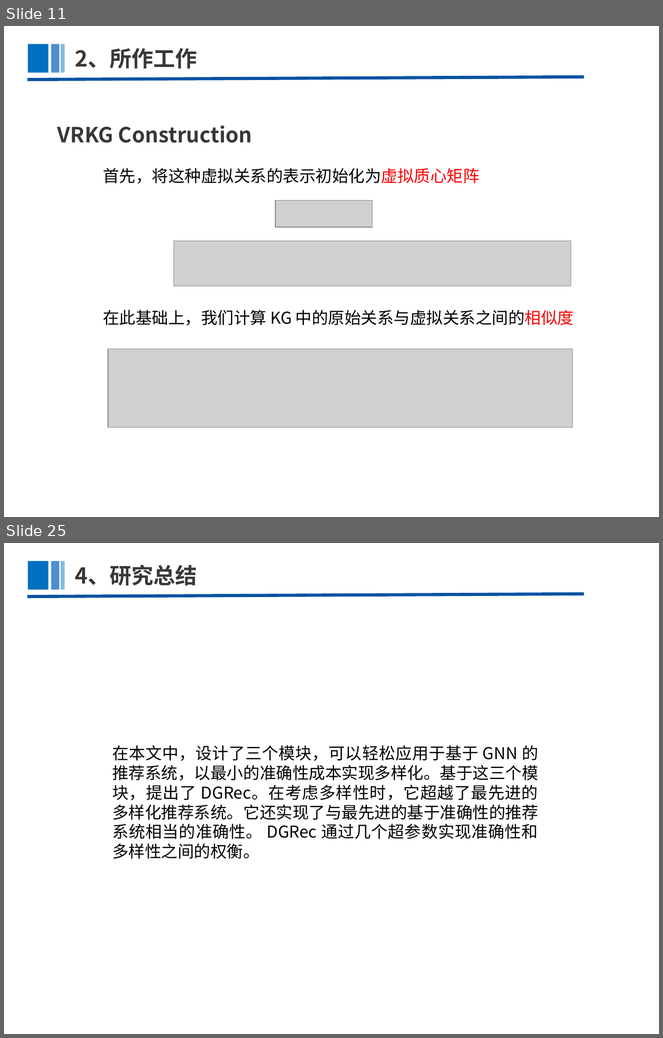
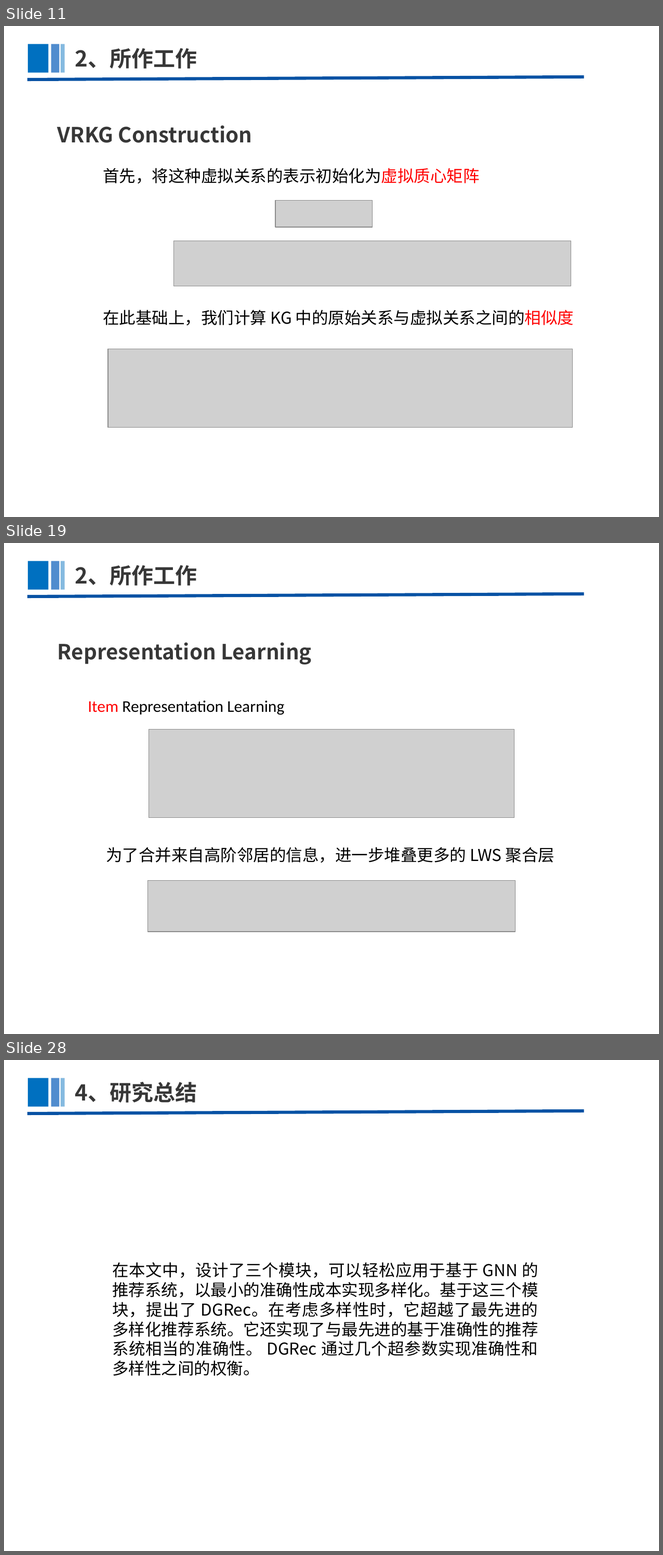
Before and after one commit to AzureSX/Paper, a slide deck: Knowledge Graph For Recommendation/VRKG4Rec/VRKG4Rec.pptx. Shown one above the other, each under a label of ours: slides 11 and 25 before the commit, slides 11, 19 and 28 after it; the slides between them are not shown. The pictures are 663x1038 and 663x1555 pixels, drawn with LibreOffice and Linux fonts; fonts in the diff are those of the drawing; grey boxes stand for pictures. Boxes give left, top, right and bottom in pixels: in the first picture for what was removed or moved away, otherwise in the second. Text is boxed around its words. In the diff, an @@ line names an element or a change of style, - is before the commit and + after.

```diff
--- a/Knowledge Graph For Recommendation/VRKG4Rec/VRKG4Rec.pptx
+++ b/Knowledge Graph For Recommendation/VRKG4Rec/VRKG4Rec.pptx
@@ slide 19 added at [4,543,659,1034], background #FFFFFF @@
@@ rectangle added at [28,561,49,589], fill #0070C0 @@
@@ rectangle added at [51,561,59,589], fill #065CBA at 70% opacity @@
@@ rectangle added at [61,561,65,589], fill #0070C0 at 48% opacity @@
@@ text added at [75,565,197,586], 24 pt, text #373737, bold @@
+2、所作工作
@@ line added from (27, 597) to (584, 594), #0852A4 3.5 pt @@
@@ text added at [58,642,312,665], 23 pt, text #373737, bold @@
+Representation Learning
@@ text added at [88,701,284,715], 18 pt, text #000000 @@
+Item Representation Learning
@@ picture added at [149,730,515,818] @@
@@ text added at [106,847,555,863], 18 pt, text #000000 @@
+为了合并来自高阶邻居的信息，进一步堆叠更多的 LWS 聚合层
@@ picture added at [148,881,515,932] @@
@@ what was slide 25 is now slide 28 @@
```
Also in this commit, not shown: 7 slides changed, 9 other slides added, 7 slides removed, 2 other files.
